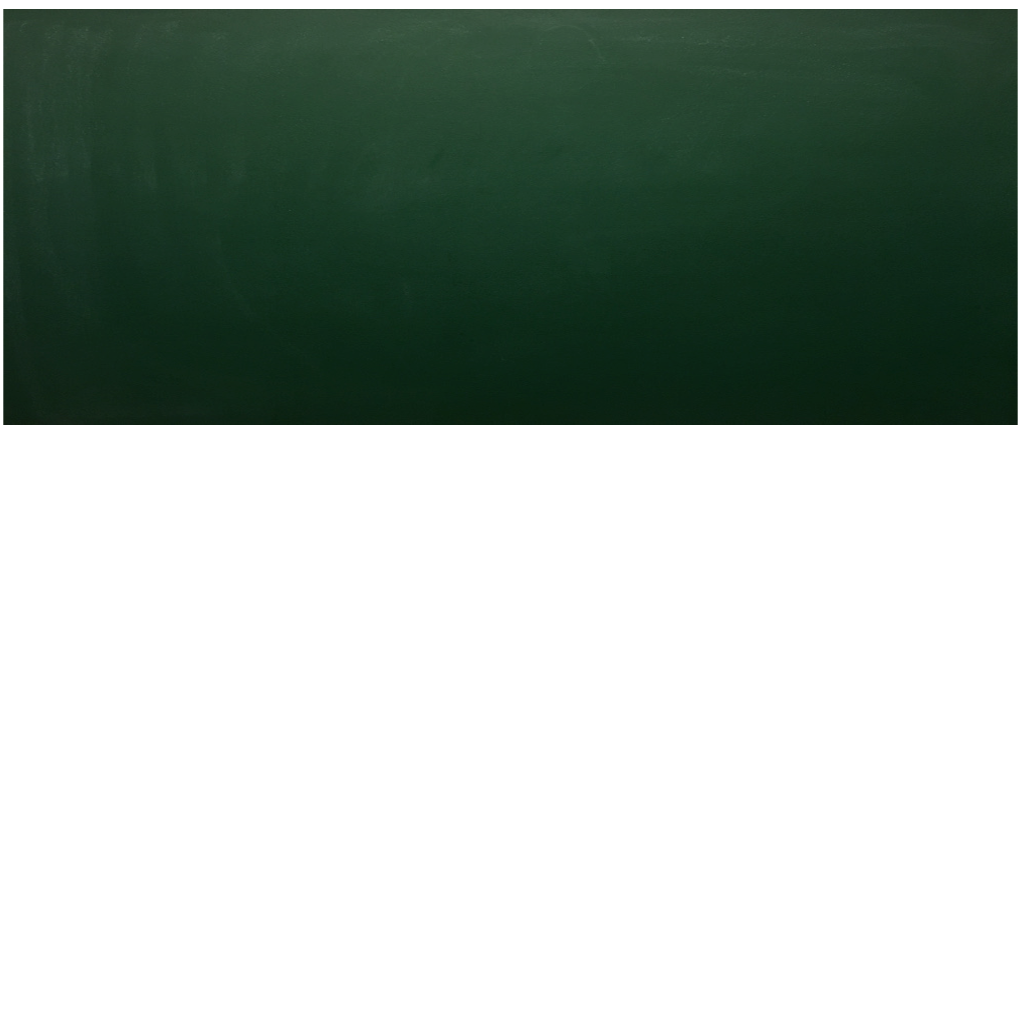
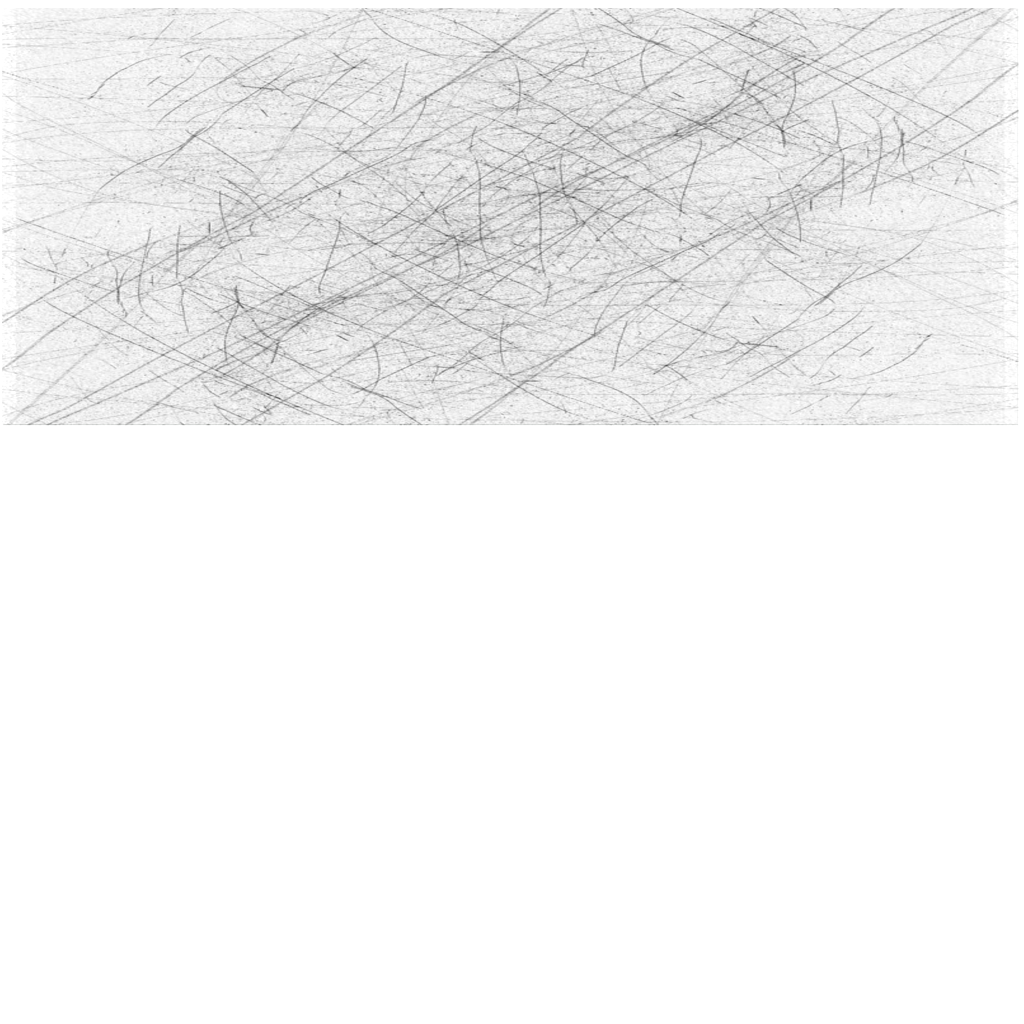
Two versions of the same layered image (1024×1024). Layer-by-layer changes:
added layer "Pasted Layer #2" above "table-top.png" over [2, 8, 1019, 426]
